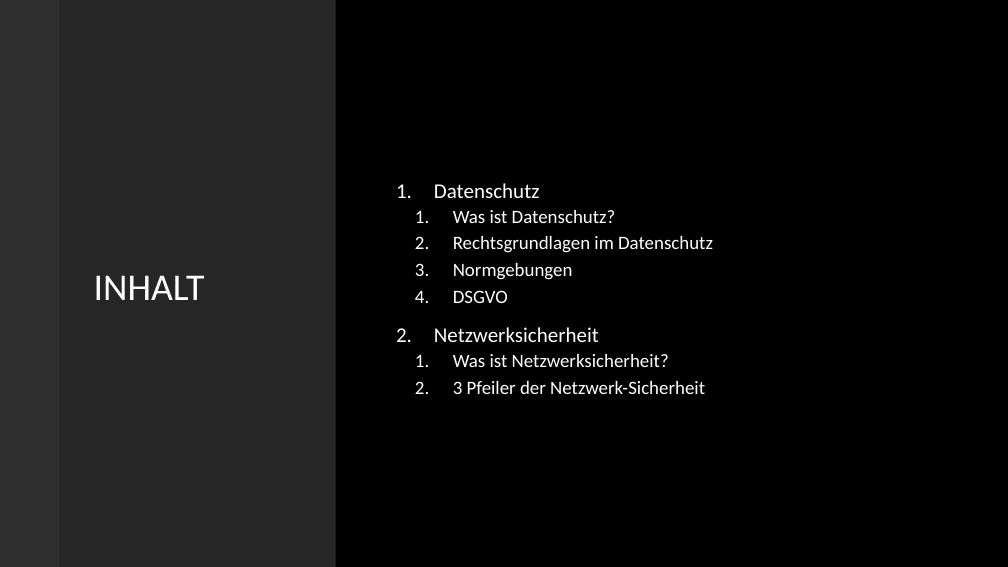
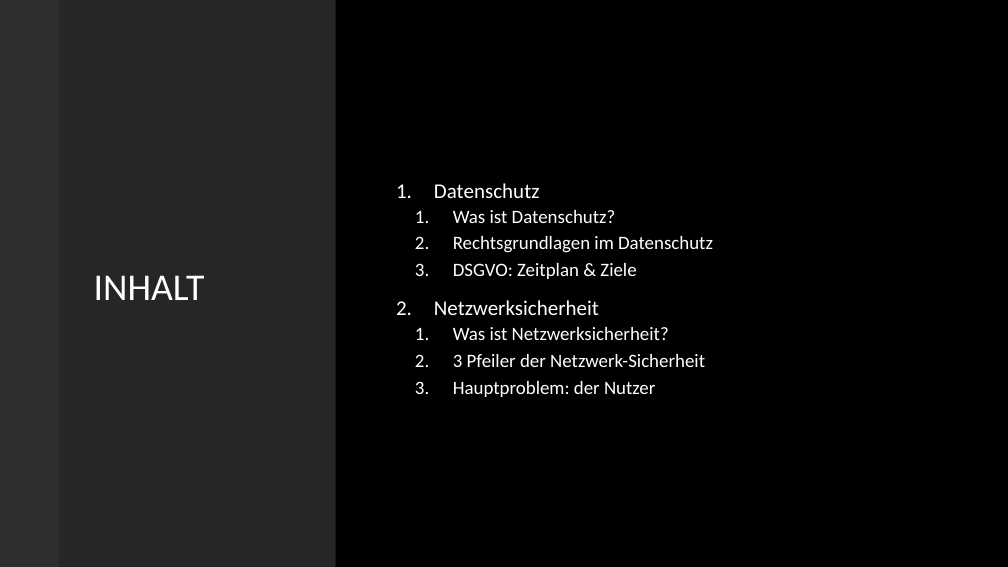
Before and after one commit to DerM0narch/TA_ITECH, a slide deck: slide 2 of Datenschutz_Netzwerksicherheit.pptx. Drawn at 1008x567 pixels with LibreOffice and Linux fonts; fonts in the diff are those of the drawing; background and template pictures are left out. Boxes give left, top, right and bottom in pixels: in the first picture for what was removed or moved away, otherwise in the second. Text is boxed around its words. In the diff, an @@ line names an element or a change of style, - is before the commit and + after.

```diff
--- a/Datenschutz_Netzwerksicherheit.pptx
+++ b/Datenschutz_Netzwerksicherheit.pptx
@@ text at bbox=[453, 263, 636, 279]: text changed @@
-  3. Normgebungen
-  4. DSGVO
+  3. DSGVO: Zeitplan & Ziele
@@ text at bbox=[453, 381, 655, 397]: paragraph added @@
+  3. Hauptproblem: der Nutzer
```
Also in this commit, not shown: 1 other slide changed, 2 slides added.
